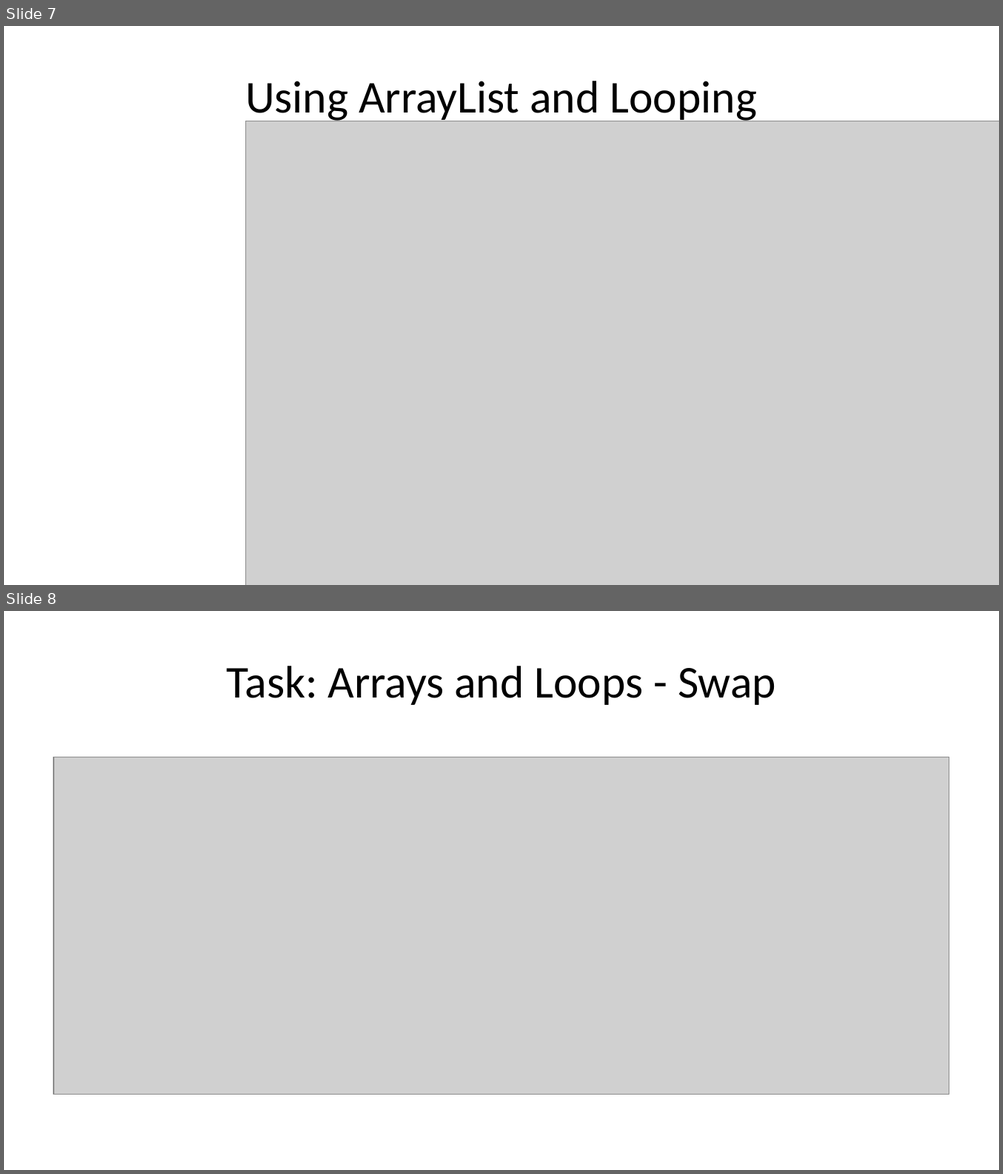
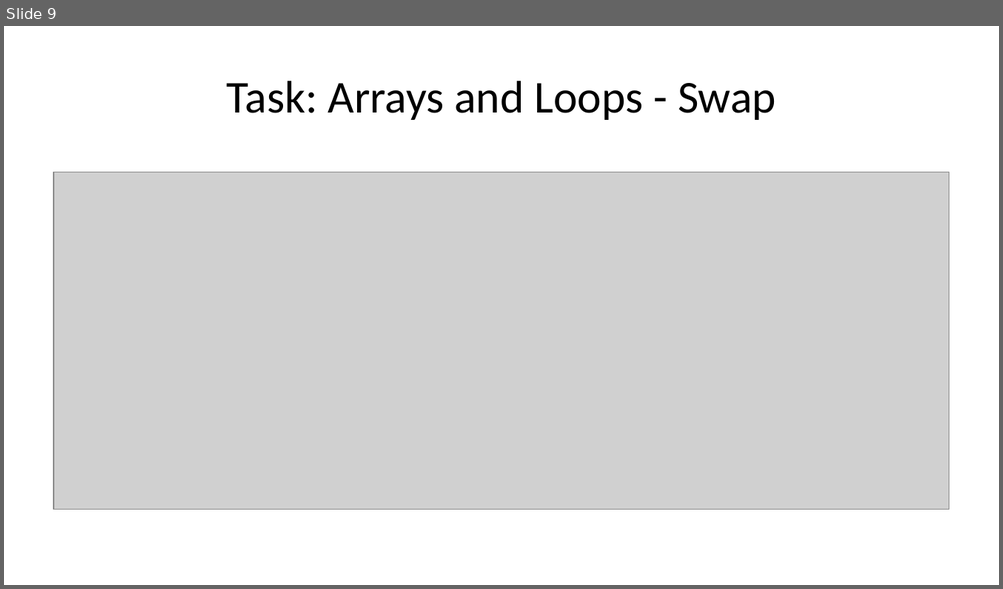
Before and after one commit to kos00pas/ECE318_Documentations, a slide deck: Tutorial_1/Tutorial_1.pptx. Shown one above the other, each under a label of ours: slides 7 and 8 before the commit, slide 9 after it. The pictures are 1003x1174 and 1003x589 pixels, drawn with LibreOffice and Linux fonts; fonts in the diff are those of the drawing; grey boxes stand for pictures. Boxes give left, top, right and bottom in pixels: in the first picture for what was removed or moved away, otherwise in the second. Text is boxed around its words. In the diff, an @@ line names an element or a change of style, - is before the commit and + after.

```diff
--- a/Tutorial_1/Tutorial_1.pptx
+++ b/Tutorial_1/Tutorial_1.pptx
@@ slide 7 removed at (4,26,999,585), background #FFFFFF @@
@@ title removed at (245,81,757,124) @@
-Using ArrayList and Looping
@@ picture removed at (246,121,999,585) @@
@@ what was slide 8 is now slide 9 @@
```
Also in this commit, not shown: 6 slides changed, 2 slides added, 27 other files.
